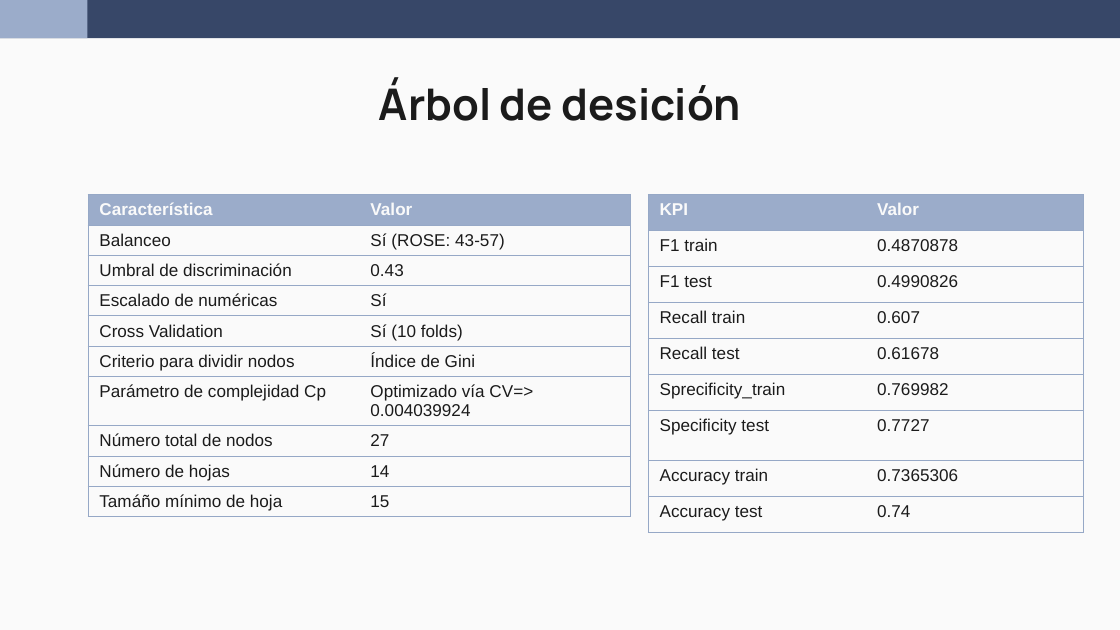
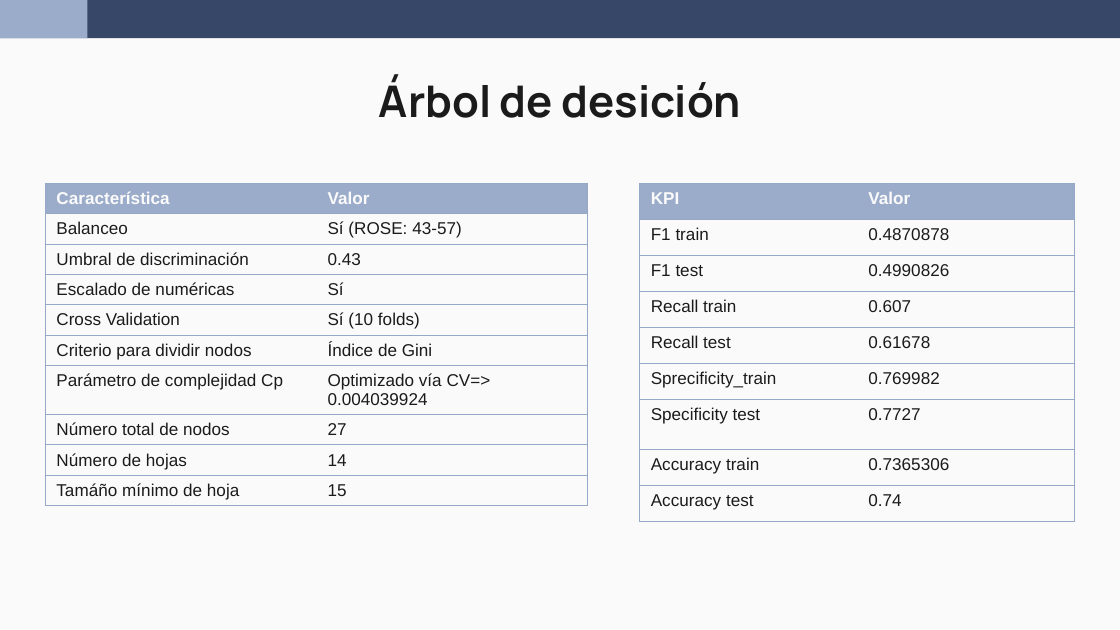
Before and after one commit to wen2111/Mineria, a slide deck: slide 12 of Entrega_2/00.REPORTE/Reporte_Grupo5.pptx. Drawn at 1120x630 pixels with LibreOffice and Linux fonts; fonts in the diff are those of the drawing. Boxes give left, top, right and bottom in pixels: in the first picture for what was removed or moved away, otherwise in the second. Text is boxed around its words. In the diff, an @@ line names an element or a change of style, - is before the commit and + after.

```diff
--- a/Entrega_2/00.REPORTE/Reporte_Grupo5.pptx
+++ b/Entrega_2/00.REPORTE/Reporte_Grupo5.pptx
@@ table moved from (x1=88, y1=195, x2=631, y2=533) to (x1=45, y1=184, x2=587, y2=522) @@
@@ table moved from (x1=648, y1=195, x2=1083, y2=533) to (x1=640, y1=184, x2=1074, y2=522) @@
```
Also in this commit, not shown: 5 other slides changed, 2 slides added, 1 slide removed, 1 other file.
